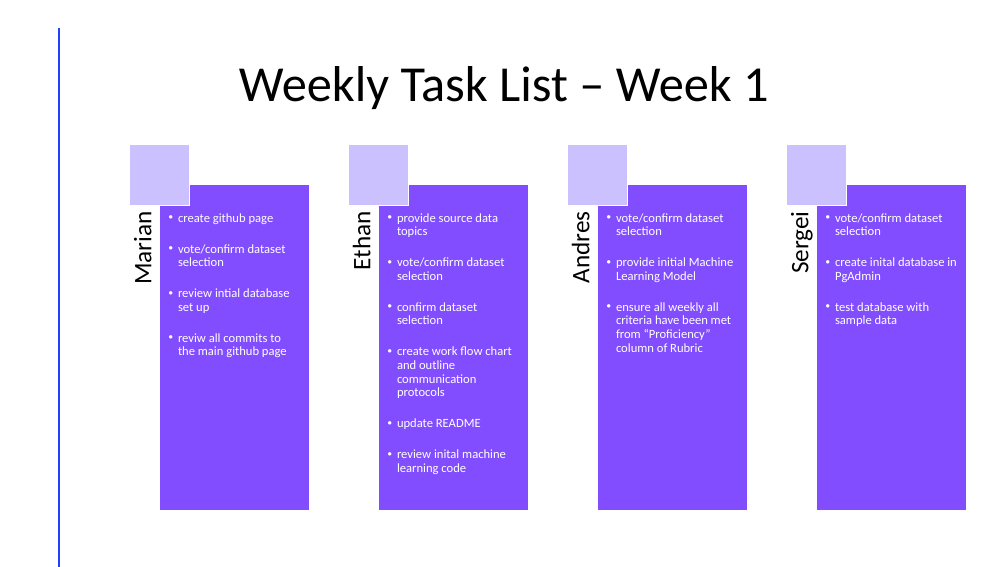
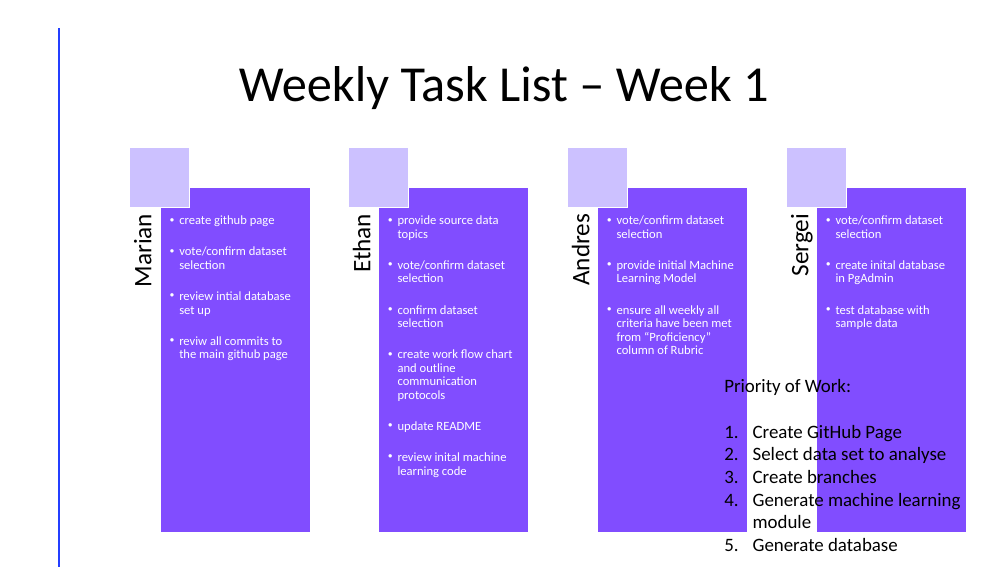
Before and after one commit to apombo90/Predicting_Heart_Disease, a slide deck: slide 4 of Data Analytics Group 7 Workflow Procedure.pptx. Drawn at 1008x567 pixels with LibreOffice and Linux fonts; fonts in the diff are those of the drawing. Boxes give left, top, right and bottom in pixels: in the first picture for what was removed or moved away, otherwise in the second. Text is boxed around its words. In the diff, an @@ line names an element or a change of style, - is before the commit and + after.

```diff
--- a/Data Analytics Group 7 Workflow Procedure.pptx
+++ b/Data Analytics Group 7 Workflow Procedure.pptx
@@ rectangle: place and size @@
-rectangle at <box>160,185,309,510</box>
+rectangle at <box>160,188,310,532</box>
@@ rectangle: place and size @@
-rectangle at <box>379,185,529,510</box>
+rectangle at <box>379,188,529,532</box>
@@ rectangle: place and size @@
-rectangle at <box>598,185,748,510</box>
+rectangle at <box>598,188,748,532</box>
@@ text "vote/confirm dataset selection" rewrapped from <box>835,213,957,326</box> to <box>836,215,945,329</box> @@
@@ rectangle: place and size @@
-rectangle at <box>817,185,966,510</box>
+rectangle at <box>817,188,966,532</box>
@@ text added at <box>724,377,960,551</box>, 18 pt, text #000000 @@
+Priority of Work:
+1. Create GitHub Page
+2. Select data set to analyse
+3. Create branches
+4. Generate machine learning module
+5. Generate database
```
Also in this commit, not shown: 1 slide added.
